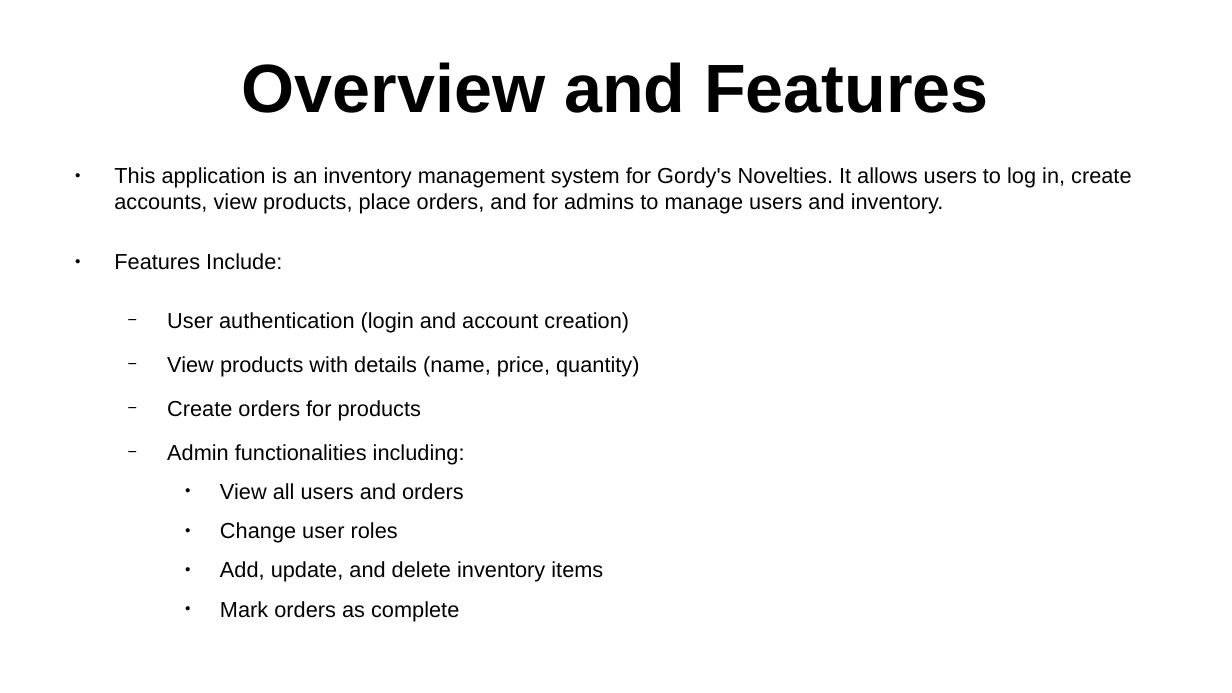
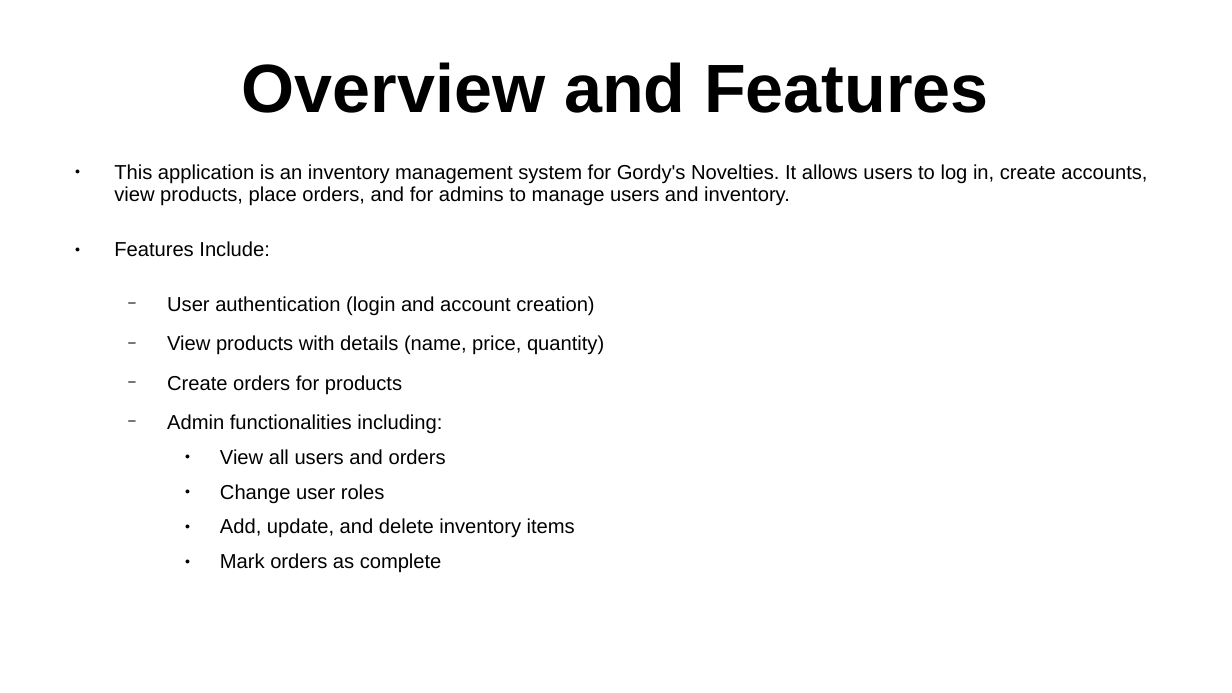
Before and after one commit to Will-BigData/Kenneth-Muriel-P1, a slide deck: slide 2 of GordysNoveltiesPresentation.pptx. Drawn at 1232x693 pixels with LibreOffice and Linux fonts; fonts in the diff are those of the drawing. Boxes give left, top, right and bottom in pixels: in the first picture for what was removed or moved away, otherwise in the second. Text is boxed around its words. In the diff, an @@ line names an element or a change of style, - is before the commit and + after.

```diff
--- a/GordysNoveltiesPresentation.pptx
+++ b/GordysNoveltiesPresentation.pptx
@@ text "This application is an inventory ..." at [114, 164, 1147, 573]: size 14 to 12.9 pt; line spacing 1 to 0.9 @@
```
Also in this commit, not shown: 2 other files.
